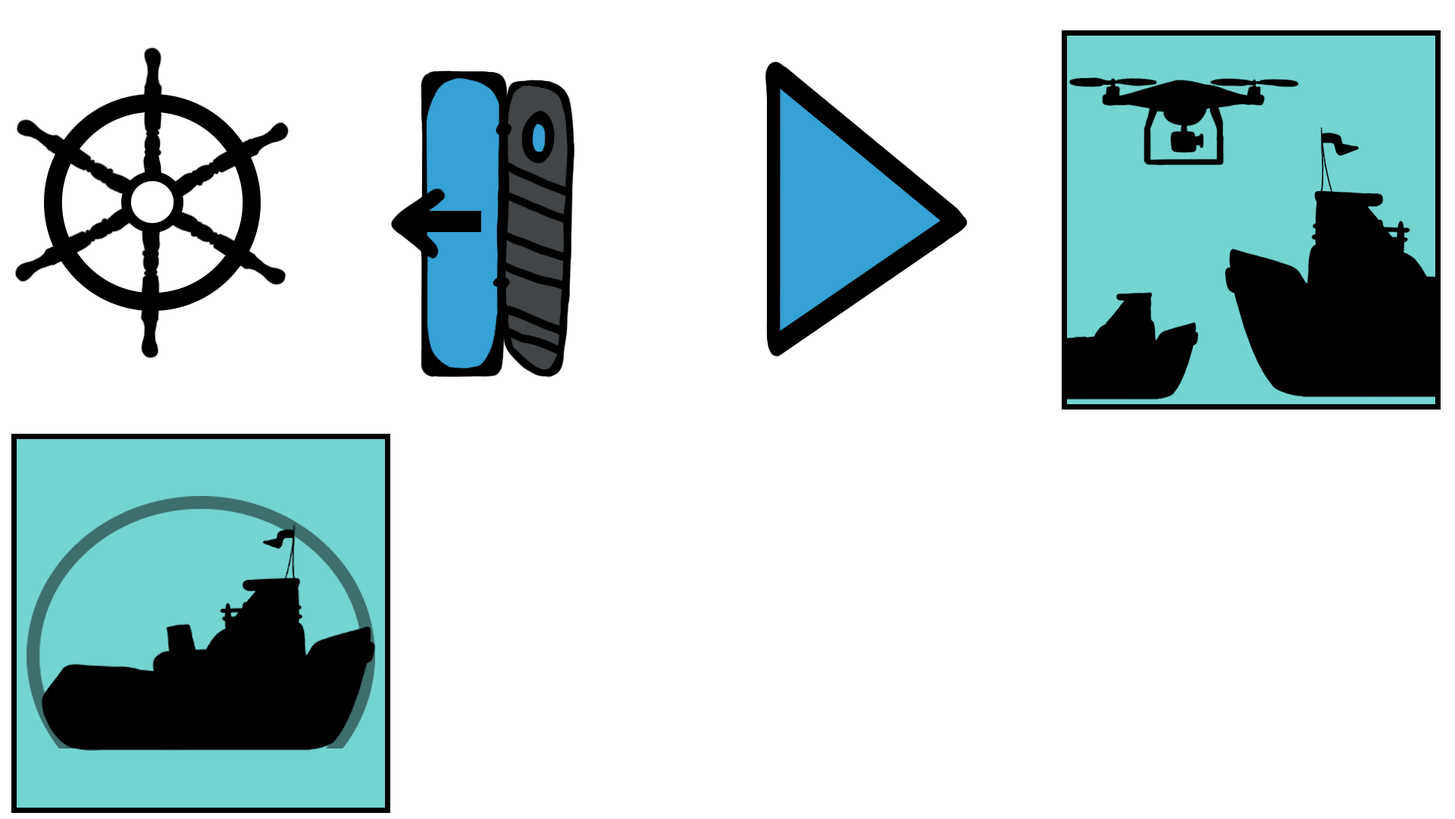
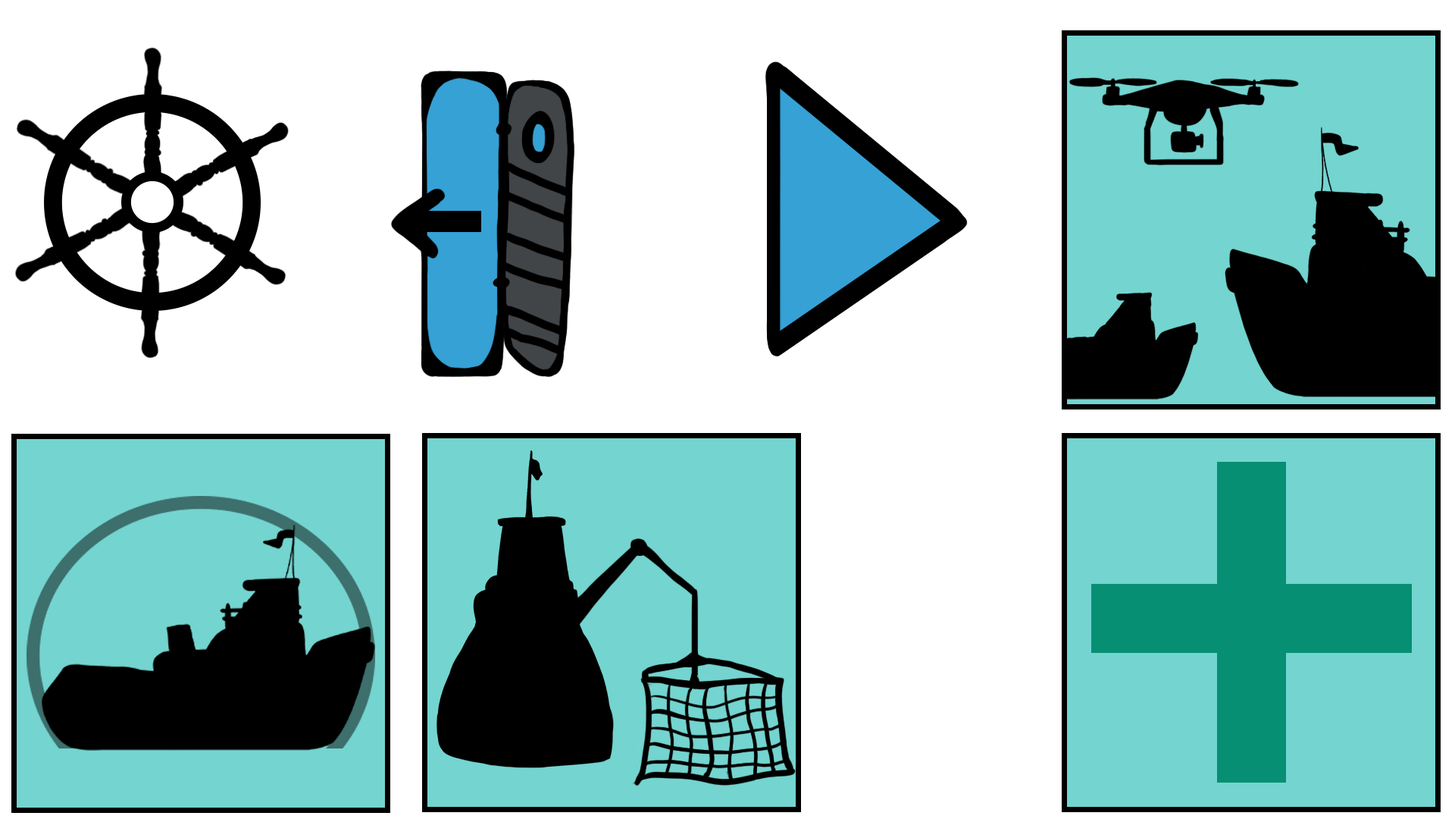
Comparing the layer stacks of the two 1455px x 819px images. Changes:
added group "Health icon" with 2 layers above "powerup net" over [1061, 432, 1441, 812]
added layer "cross" in group "Health icon" over [1091, 461, 1413, 783]
added layer "Rectangle 1" (1st of 4, in "Health icon") in group "Health icon" over [1061, 432, 1441, 812]
added group "powerup net" with 3 layers above "powerup rock protect" over [422, 432, 802, 812]
added layer "Layer 16" in group "powerup net" over [547, 537, 797, 787]
added layer "Tugboat 1 back view clear" in group "powerup net" over [436, 450, 686, 768]
added layer "Rectangle 1" (2nd of 4, in "powerup net") in group "powerup net" over [422, 432, 802, 812]
